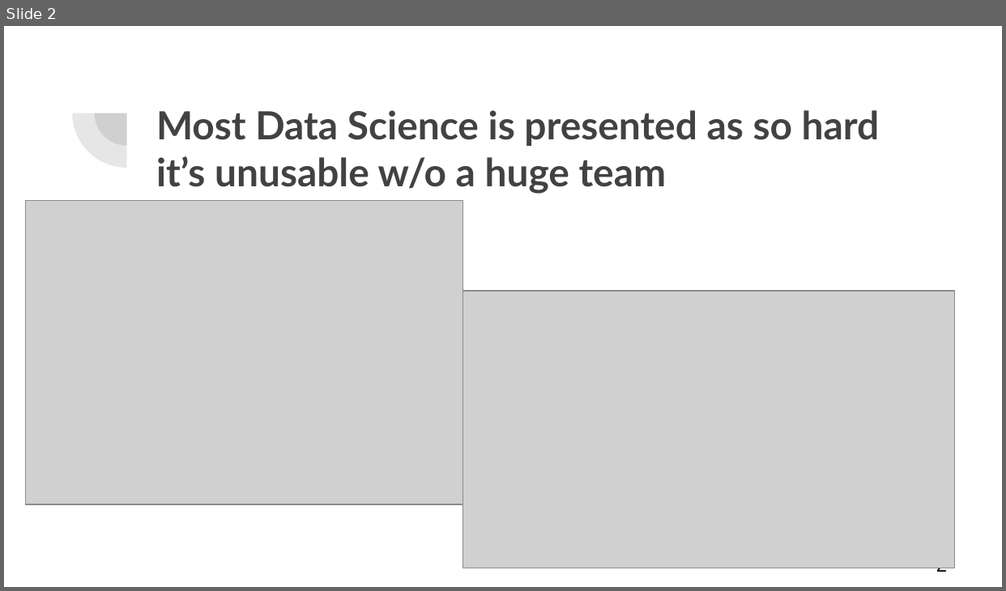
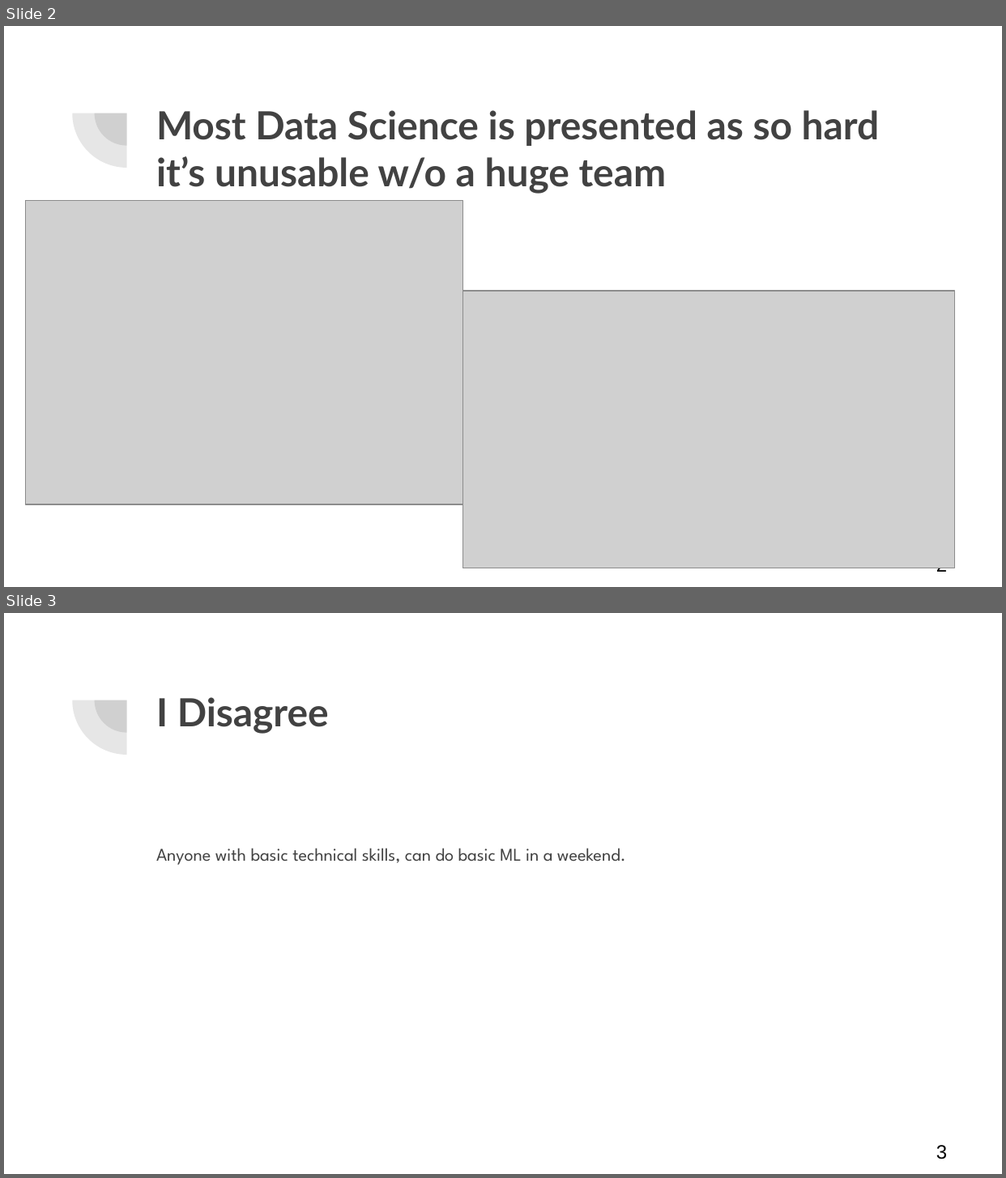
Before and after one commit to gcaseycupp/MLwithRandAzure, a slide deck: ML with R and Azure.pptx. Shown one above the other, each under a label of ours: slide 2 before the commit, slides 2 and 3 after it. The pictures are 1006x591 and 1006x1178 pixels, drawn with LibreOffice and Linux fonts; fonts in the diff are those of the drawing; grey boxes stand for pictures. Boxes give left, top, right and bottom in pixels: in the first picture for what was removed or moved away, otherwise in the second. Text is boxed around its words. In the diff, an @@ line names an element or a change of style, - is before the commit and + after.

```diff
--- a/ML with R and Azure.pptx
+++ b/ML with R and Azure.pptx
@@ slide 3 added at box(4, 613, 1002, 1174), background #FFFFFF; not listed: 2 template elements that a slide beside it also shows @@
@@ title added at box(156, 697, 329, 734), 28 pt, text #424242, bold @@
+I Disagree
@@ text added at box(156, 848, 626, 865), 13 pt, text #424242 @@
+Anyone with basic technical skills, can do basic ML in a weekend.
@@ page number added at box(936, 1145, 947, 1160), 14 pt, text #000000 @@
+3
```
Also in this commit, not shown: 4 slides changed.
